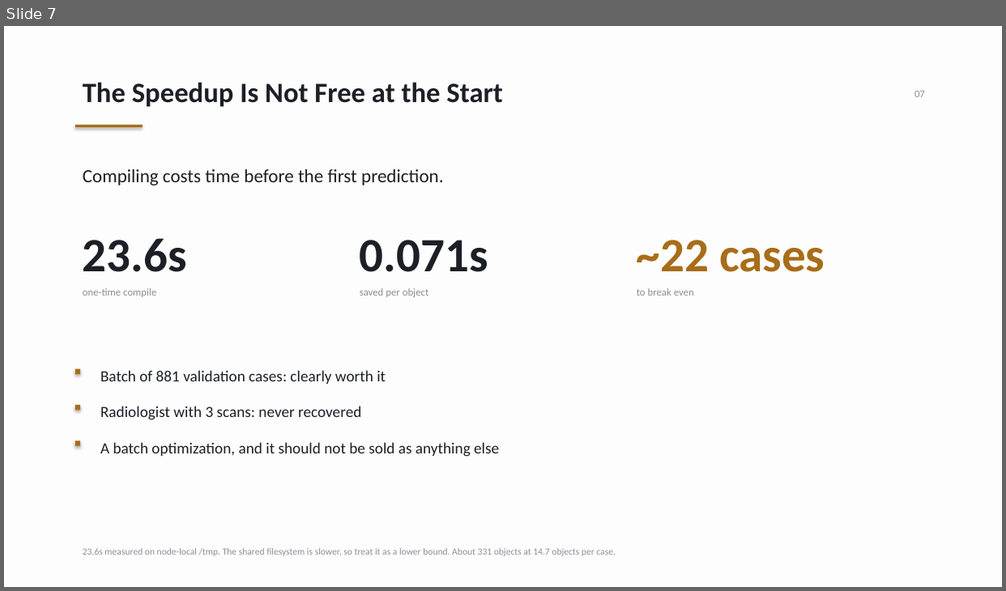
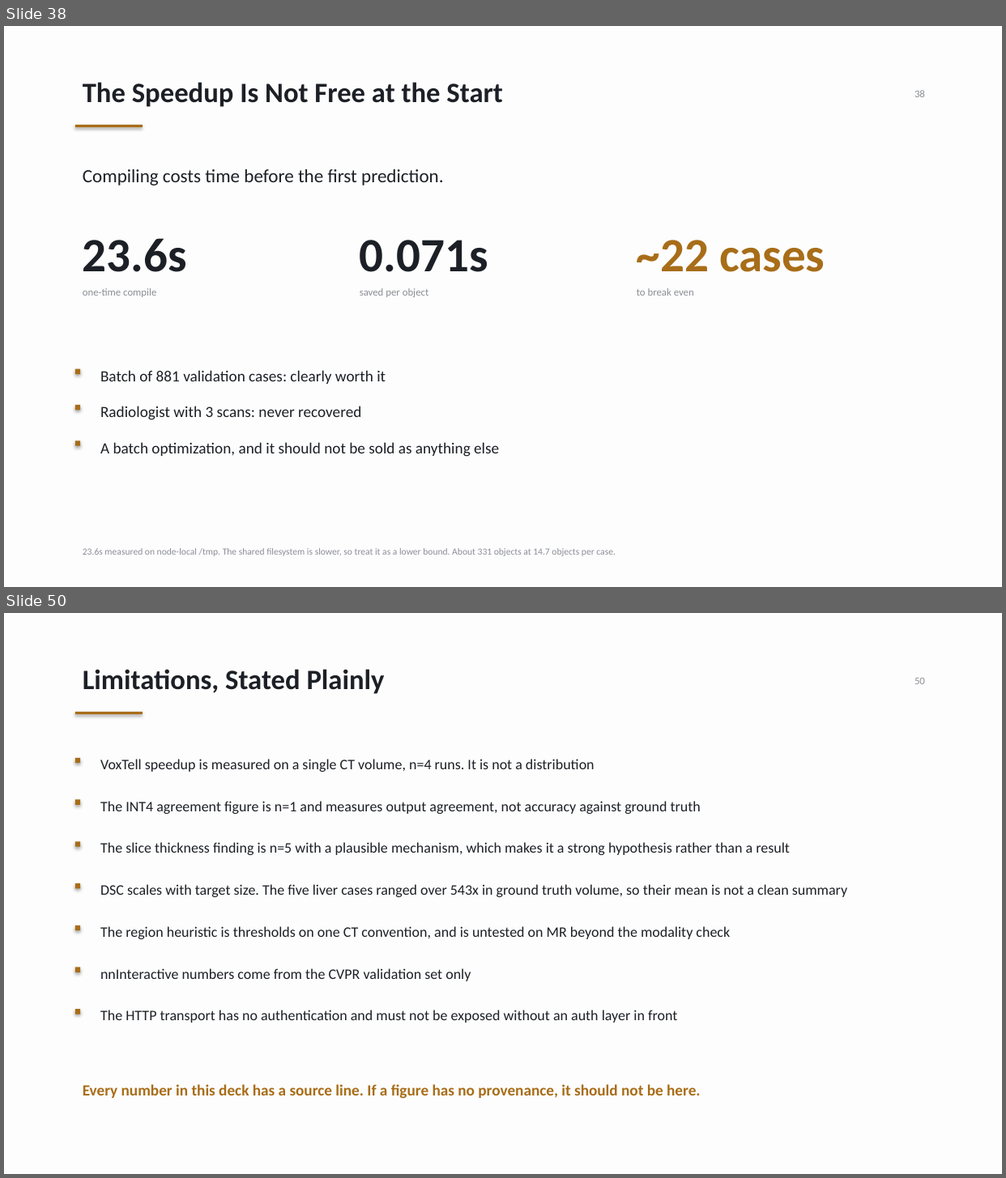
Before and after one commit to pentaexe/VoxTell-main, a slide deck: slides.pptx. Shown one above the other, each under a label of ours: slide 7 before the commit, slides 38 and 50 after it; the slides between them are not shown. The pictures are 1006x591 and 1006x1178 pixels, drawn with LibreOffice and Linux fonts; fonts in the diff are those of the drawing. Boxes give left, top, right and bottom in pixels: in the first picture for what was removed or moved away, otherwise in the second. Text is boxed around its words. In the diff, an @@ line names an element or a change of style, - is before the commit and + after.

```diff
--- a/slides.pptx
+++ b/slides.pptx
@@ slide 50 added at box(4, 613, 1002, 1174), background #FDFDFD @@
@@ text added at box(83, 669, 385, 694), 27 pt, text #1C2026, bold @@
+Limitations, Stated Plainly
@@ text added at box(914, 678, 925, 684), 10 pt, text #8C8F96 @@
+50
@@ rectangle added at box(75, 712, 143, 714), fill #A86D18 @@
@@ rectangle added at box(75, 758, 80, 764), fill #A86D18 @@
@@ text added at box(100, 759, 594, 772), 14 pt, text #1C2026 @@
+VoxTell speedup is measured on a single CT volume, n=4 runs. It is not a distribution
@@ rectangle added at box(75, 800, 80, 806), fill #A86D18 @@
@@ text added at box(100, 801, 701, 814), 14 pt, text #1C2026 @@
+The INT4 agreement figure is n=1 and measures output agreement, not accuracy against ground truth
@@ rectangle added at box(75, 842, 80, 847), fill #A86D18 @@
@@ text added at box(100, 842, 790, 855), 14 pt, text #1C2026 @@
+The slice thickness finding is n=5 with a plausible mechanism, which makes it a strong hypothesis rather than a result
@@ rectangle added at box(75, 884, 80, 889), fill #A86D18 @@
@@ text added at box(100, 884, 847, 897), 14 pt, text #1C2026 @@
+DSC scales with target size. The five liver cases ranged over 543x in ground truth volume, so their mean is not a clean summary
@@ rectangle added at box(75, 925, 80, 931), fill #A86D18 @@
@@ text added at box(100, 926, 730, 939), 14 pt, text #1C2026 @@
+The region heuristic is thresholds on one CT convention, and is untested on MR beyond the modality check
@@ rectangle added at box(75, 968, 80, 973), fill #A86D18 @@
@@ text added at box(100, 969, 471, 982), 14 pt, text #1C2026 @@
+nnInteractive numbers come from the CVPR validation set only
@@ rectangle added at box(75, 1009, 80, 1014), fill #A86D18 @@
@@ text added at box(100, 1010, 677, 1023), 14 pt, text #1C2026 @@
+The HTTP transport has no authentication and must not be exposed without an auth layer in front
@@ text added at box(83, 1084, 700, 1099), 15 pt, text #A86D18, bold @@
+Every number in this deck has a source line. If a figure has no provenance, it should not be here.
@@ what was slide 7 is now slide 38 @@
@@ slide 38 changed as well @@
@@ text at box(914, 90, 925, 97): text changed @@
-07
+38
```
Also in this commit, not shown: 4 other slides changed, 45 other slides added, 3 slides removed, 1 other file.
